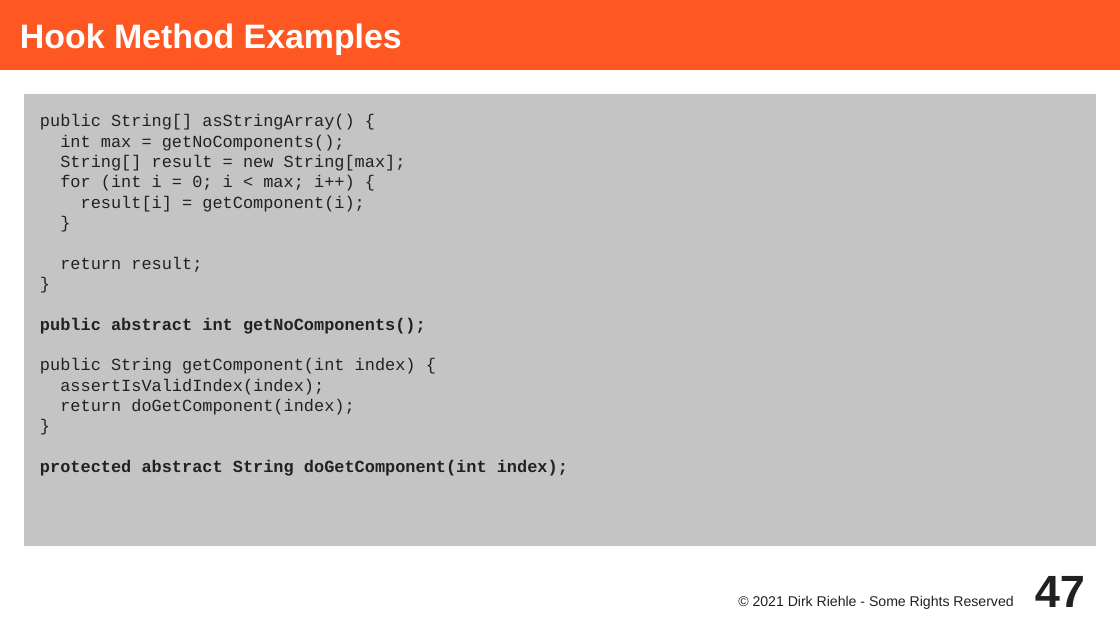
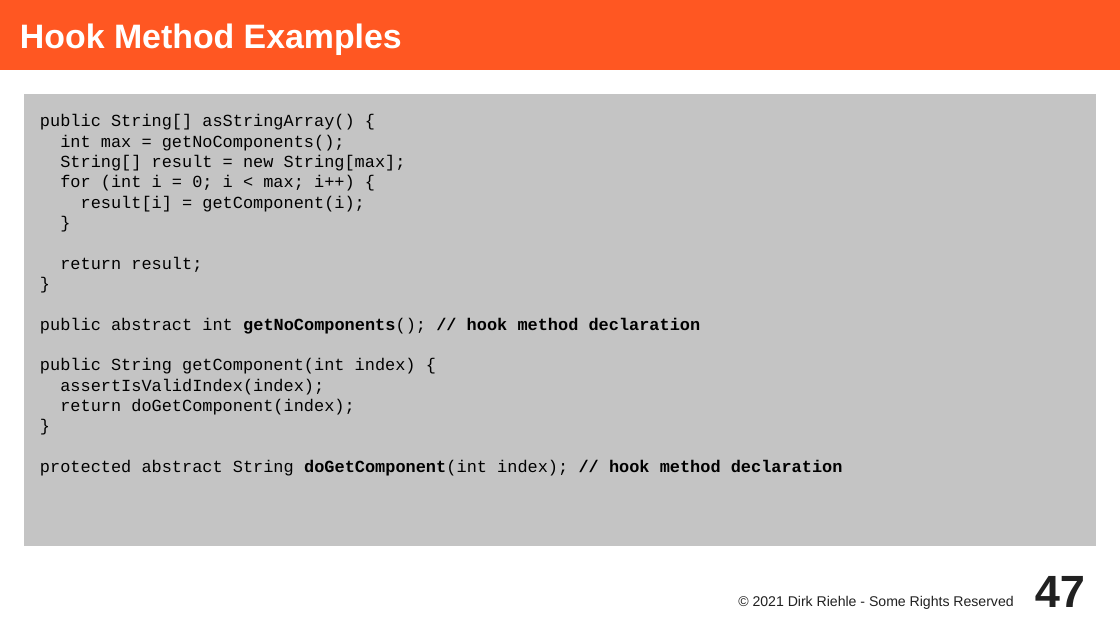
Before and after one commit to dirkriehle/adap-course, a slide deck: slide 47 of Lecture Slides/ADAP C01 - Method Types and Properties.odp. Drawn at 1120x630 pixels with LibreOffice and Linux fonts; fonts in the diff are those of the drawing. Boxes give left, top, right and bottom in pixels: in the first picture for what was removed or moved away, otherwise in the second. Text is boxed around its words. In the diff, an @@ line names an element or a change of style, - is before the commit and + after.

```diff
--- a/Lecture Slides/ADAP C01 - Method Types and Properties.odp
+++ b/Lecture Slides/ADAP C01 - Method Types and Properties.odp
@@ text at (40,114,416,415): text colour #212121 to #000000 in "public String[] asStringArray() {", "int max = getNoComponents();", "String[] result = new String[max];", "for (int i = 0; i < ..." and 8 more places @@
@@ text at (40,317,701,334): text changed; text colour #212121 to #000000 @@
-public abstract int getNoComponents();
+public abstract int getNoComponents(); // hook method declaration
@@ text at (40,459,843,476): text changed; text colour #212121 to #000000 @@
-protected abstract String doGetComponent(int index);
+protected abstract String doGetComponent(int index); // hook method declaration
```
Also in this commit, not shown: 15 other slides changed, 13 other files.
